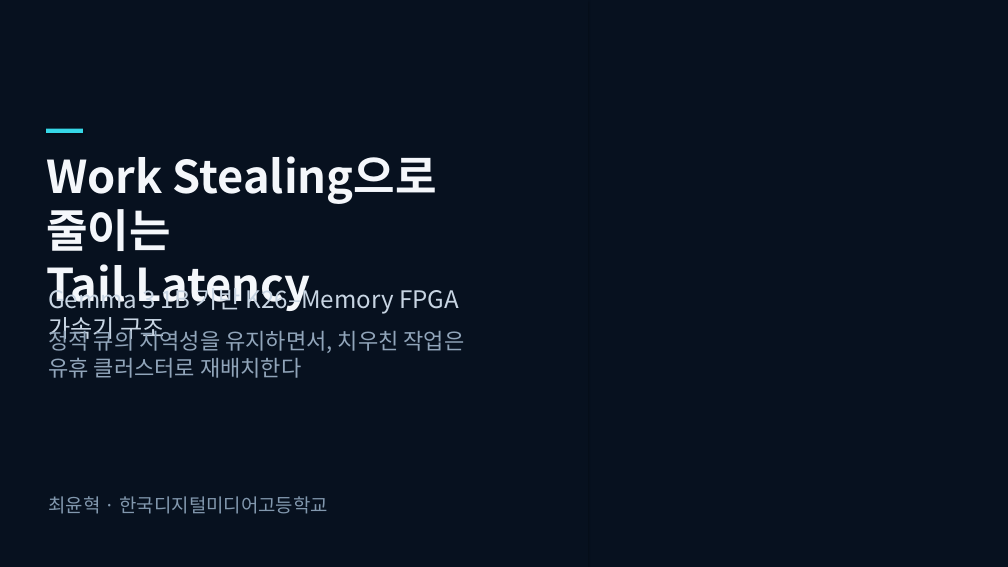
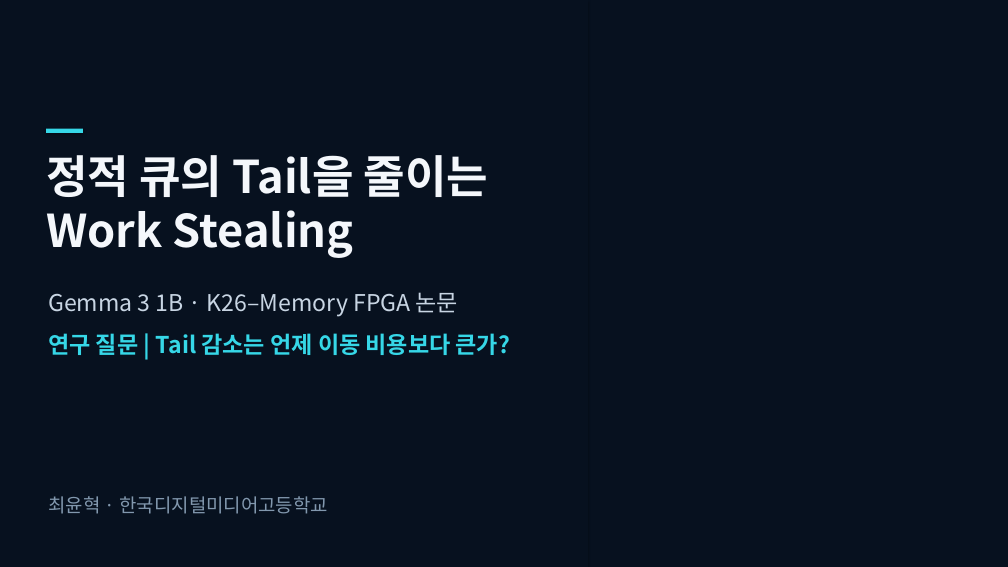
Before and after one commit to snowman0919/varp-k26-memory-fpga, a slide deck: slide 1 of presentation/final/presentation.pptx. Drawn at 1008x567 pixels with LibreOffice and Linux fonts; fonts in the diff are those of the drawing; background and template pictures are left out. Boxes give left, top, right and bottom in pixels: in the first picture for what was removed or moved away, otherwise in the second. Text is boxed around its words. In the diff, an @@ line names an element or a change of style, - is before the commit and + after.

```diff
--- a/presentation/final/presentation.pptx
+++ b/presentation/final/presentation.pptx
@@ text at [46,155,489,258]: text changed @@
-Work Stealing으로 줄이는
-Tail Latency
+정적 큐의 Tail을 줄이는
+Work Stealing
@@ text at [48,292,458,317]: text changed; size 23 to 22 pt @@
-Gemma 3 1B 기반 K26–Memory FPGA 가속기 구조
+Gemma 3 1B · K26–Memory FPGA 논문
@@ text at [48,333,510,355]: text changed; size 21 to 22 pt; text colour #91A5BA to #36D7E7; bold on @@
-정적 큐의 지역성을 유지하면서, 치우친 작업은 유휴 클러스터로 재배치한다
+연구 질문 | Tail 감소는 언제 이동 비용보다 큰가?
```
Also in this commit, not shown: 7 other slides changed, 2 slides added, 2 slides removed, 51 other files.
